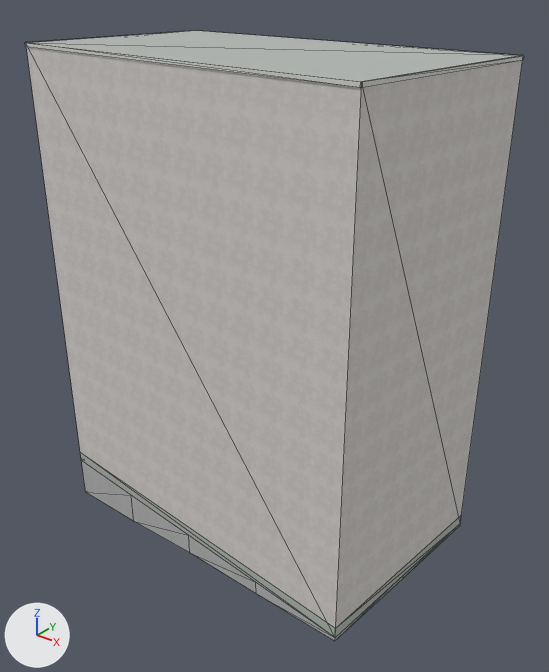
Before and after pictures for a commit that changed the Blender file assets/blender/buildings/osm-way-166375092.blend.
One viewpoint serves both versions: a 50 mm lens placed at (14.4, -17.2, 17.0), pointed at (0.6, 0.2, 6.3). The lights are fixed; the arrows at lower left show +X, +Y and +Z. The picture after the commit comes second. Mesh edges are drawn as thin lines.

In view in the first picture: 'building foundation 166375092', 'reality 166375092 near reality aged pale plaster', 'reality 166375092 near reality concrete plinth', 'reality 166375092 near reality flat weathered roof', 'reality 166375092 near reality pale aluminum sill'.
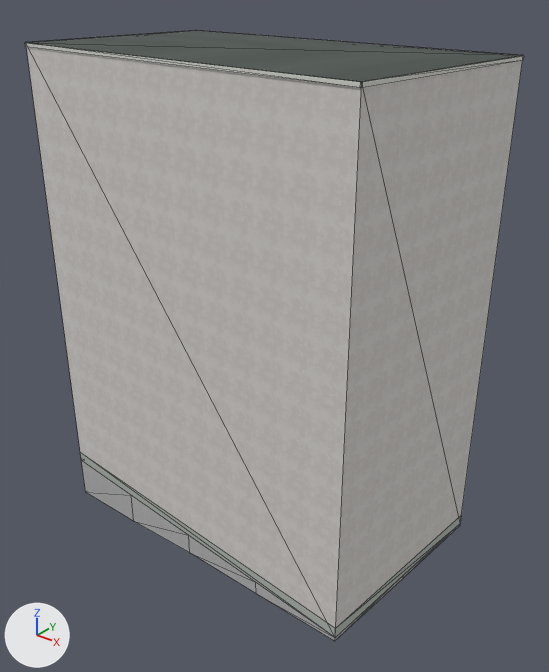
Pixel boxes [x1, y1, x2, y2] of what changed, in the pictures (549 x 672 px):
'reality 166375092 near reality flat weathered roof', surface changed (darker): [29, 30, 520, 82] in both
part 1 of me_reality_166375092_near_reality_pale_aluminum_sill, reshaped: [28, 30, 520, 85] in both

Edits to the bpy script that builds the scene:
```text
Add img_roof_normal_png:
    img_roof_normal_png = load_image('roof-normal.png', '../../../public/models/architecture/textures/roof-normal.png', 256, 256, 'Non-Color')
Add img_roof_color_png:
    img_roof_color_png = load_image('roof-color.png', '../../../public/models/architecture/textures/roof-color.png', 256, 256, 'sRGB')
Change mat_reality_flat_weathered_roof:
    remove # nodes: BsdfPrincipled, OutputMaterial
    remove # colours: grey #b3b7b4
    nodes: BsdfPrincipled, MixRGB, NormalMap, OutputMaterial, TexImage x2
    colours: white #ffffff
    uses the picture img_roof_color_png
    uses the picture img_roof_normal_png
Change me_reality_166375092_near_reality_pale_aluminum_sill:
    used by ob_reality_166375092_near_reality_pale_aluminum_sill; parent = ob_osm_way_166375092; location = (0.0, 0.0, 0.0)
    remove me_reality_166375092_near_reality_pale_aluminum_sill.from_pydata(...)  # 16 vertices, 8 faces; spans x -6.54..6.53, y -3.9..3.9, z 14.89..15.0
    add me_reality_166375092_near_reality_pale_aluminum_sill.from_pydata(...)  # 32 vertices, 16 faces; spans x -6.54..6.53, y -3.9..3.9, z 14.89..15.0
    me_reality_166375092_near_reality_pale_aluminum_sill part 1
    8 faces are deleted
    8 vertices are added at x -6.51..6.51, y -3.87..3.87, z 15.0
    8 new vertices lie (0.0, 0.0, 0.11) away from vertices in x -6.54..6.53, y -3.9..3.9, z 14.89
    16 new faces join them
```
